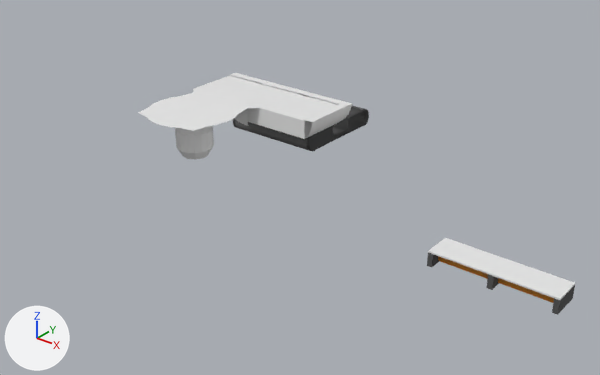
The FBX model RUN/Assets/Models/platformlarge.fbx, before and after one commit.
Both versions are drawn from a camera (50 mm lens) standing at (120.6, -114.7, 63.8) and looking at (24.6, 5.3, -10.5). The axes (+X, +Y, +Z) are drawn at lower left. The lights are the same throughout. Where no turn or scale is listed for an object, it has been applied to the vertices. Vertices at the same position are counted once.
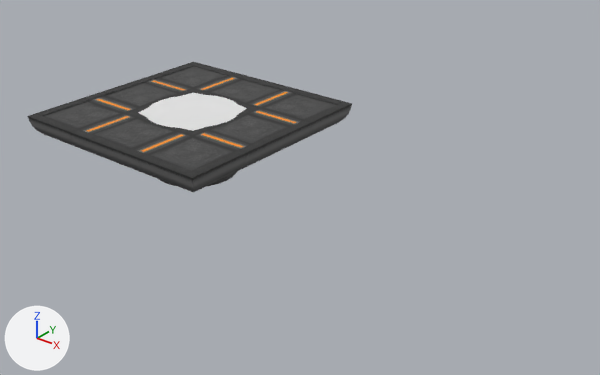
What differs and where, as boxes (x1, y1, x2, y2) in the pictures (600 x 375 px; the box of a moved part takes in the faces that stretch with it):
'Cylinder.002', added: after (138, 120, 312, 192)
'Cube.010', deleted: before (428, 238, 575, 300)
'Cylinder.010', added: after (79, 113, 193, 155)
'Cylinder.006', added: after (193, 108, 303, 151)
'Cylinder.009', added: after (27, 98, 148, 175)
'Cylinder.005', recoloured (white to grey): (193, 76, 295, 126) in both
'Cube.007', recoloured (white to grey): (260, 93, 338, 139) in both
'Cylinder.007', added: after (89, 78, 193, 113)
'Cube.009', deleted (black): before (233, 106, 369, 151)
'Cube.000', added: after (148, 136, 236, 171)
'Cube.003', added: after (44, 101, 124, 129)
'Cylinder', recoloured: (175, 126, 214, 159) in both
'Cube.002', added: after (158, 66, 230, 89)
'Cylinder.008', added: after (83, 62, 235, 101)
'Cylinder.001', deleted (brown): before (438, 256, 554, 303)
'Cube.005', deleted: before (552, 285, 575, 315)
'Cube.006', deleted: before (487, 274, 499, 290)
'Cube.008', deleted: before (427, 253, 439, 267)
'Cylinder.003', added: after (159, 172, 237, 186)
part 1 of me_cylinder_009, moved or reshaped: before (230, 75, 337, 137); after (230, 75, 337, 104)
part 2 of me_cylinder_009, recoloured (white to grey): (230, 73, 352, 138) in both

The change, as a list of edits to the scene's bpy script:
```text
Change me_cube_009:
    where me_cube_009.from_pydata(...)  # 8 vertices, 6 faces; spans x -10.0..2.0, y -24.0..-12.0, z -2.0..2.0
    add me_cube_009.materials.append(mat_mat_platform)  # picture img_platformlarge_png
Change me_cylinder_012:
    where me_cylinder_012.from_pydata(...)  # 64 vertices, 50 faces; spans x -4.0..4.0, y -4.0..4.0, z -7.0..1.0
    add me_cylinder_012.materials.append(mat_mat_platform)  # picture img_platformlarge_png
Change me_cylinder_009:
    where me_cylinder_009.from_pydata(...)  # 30 vertices, 18 faces; spans x -10.0..24.0, y -13.0..1.0, z -2.3..1.9
    verts and faces of me_cylinder_009; kept vertices keep their numbers, new ones are numbered from 30
    me_cylinder_009 part 1
    add delete_faces([(0, 1, 3, 2), (12, 13, 15, 14), (12, 24, 25, 13)])
    add faces += [(0, 2, 3, 1), (12, 14, 15, 13), (12, 13, 25, 24)]
    me_cylinder_009 part 2: 18 faces spanning x -10.0..24.0, y -13.0..1.0, z -2.3..1.9 switch from no material to mat_mat_platform (picture img_platformlarge_png)
Change me_cylinder_005:
    where me_cylinder_005.from_pydata(...)  # 30 vertices, 16 faces; spans x -10.0..10.0, y 8.1..22.0, z -2.0..2.0
    add me_cylinder_005.materials.append(mat_mat_platform)  # picture img_platformlarge_png
Remove ob_cylinder_001:
    ob_cylinder_001 = bpy.data.objects.new('Cylinder.001', me_cylinder_001)
Remove ob_cube_008:
    ob_cube_008 = bpy.data.objects.new('Cube.008', me_cube_008)
Remove ob_cube_006:
    ob_cube_006 = bpy.data.objects.new('Cube.006', me_cube_007)
Remove ob_cube_009:
    ob_cube_009 = bpy.data.objects.new('Cube.009', me_cube_011)
Remove ob_cube_010:
    ob_cube_010 = bpy.data.objects.new('Cube.010', me_cube_012)
Remove ob_cube_005:
    ob_cube_005 = bpy.data.objects.new('Cube.005', me_cube_010)
Add ob_cylinder_002:
    ob_cylinder_002 = bpy.data.objects.new('Cylinder.002', me_cylinder_003)  # 27 vertices, 18 faces; spans x -10.9..3.1, y -10.8..23.2, z -2.4..1.8; in mat_mat_platform (picture img_platformlarge_png)
    ob_cylinder_002.location = (20.9, -13.2, 0.4)
Add ob_cube_003:
    ob_cube_003 = bpy.data.objects.new('Cube.003', me_cube_004)  # a box spanning x -2.0..10.0, y 12.0..24.0, z -2.0..2.0; in mat_mat_platform (picture img_platformlarge_png)
    ob_cube_003.location = (-20.0, -34.0, 0.0)
Add ob_cylinder_009:
    ob_cylinder_009 = bpy.data.objects.new('Cylinder.009', me_cylinder_014)  # 30 vertices, 18 faces; spans x -24.0..10.0, y -1.0..13.1, z -2.3..1.9; in mat_mat_platform (picture img_platformlarge_png)
    ob_cylinder_009.location = (0.0, -23.0, 0.3)
Add ob_cube_002:
    ob_cube_002 = bpy.data.objects.new('Cube.002', me_cube_003)  # a box spanning x -6.0..6.0, y -6.0..6.0, z -2.0..2.0; in mat_mat_platform (picture img_platformlarge_png)
    ob_cube_002.location = (-16.0, 16.0, 0.0)
Add ob_cylinder_003:
    ob_cylinder_003 = bpy.data.objects.new('Cylinder.003', me_cylinder_002)  # 144 vertices, 120 faces; spans x -14.0..14.0, y -14.0..14.0, z -8.7..1.0; in mat_mat_platform (picture img_platformlarge_png)
    ob_cylinder_003.location = (0.0, 0.0, -3.0)
Add ob_cylinder_008:
    ob_cylinder_008 = bpy.data.objects.new('Cylinder.008', me_cylinder_013)  # 27 vertices, 18 faces; spans x -3.1..10.9, y -23.2..10.8, z -2.4..1.8; in mat_mat_platform (picture img_platformlarge_png)
    ob_cylinder_008.location = (-20.9, 13.2, 0.4)
Add ob_cube_000:
    ob_cube_000 = bpy.data.objects.new('Cube.000', me_cube_000)  # a box spanning x -6.0..6.0, y -6.0..6.0, z -2.0..2.0; in mat_mat_platform (picture img_platformlarge_png)
    ob_cube_000.location = (16.0, -16.0, 0.0)
Add ob_cylinder_007:
    ob_cylinder_007 = bpy.data.objects.new('Cylinder.007', me_cylinder_011)  # 30 vertices, 16 faces; spans x -8.5..5.4, y -10.0..10.0, z -2.1..1.9; in mat_mat_platform (picture img_platformlarge_png)
    ob_cylinder_007.location = (-13.5, 0.0, 0.1)
Add ob_cylinder_010:
    ob_cylinder_010 = bpy.data.objects.new('Cylinder.010', me_cylinder_015)  # 30 vertices, 16 faces; spans x -10.0..10.0, y -22.0..-8.1, z -2.0..2.0; in mat_mat_platform (picture img_platformlarge_png)
    ob_cylinder_010.location = (0.0, 0.0, 0.0)
Add ob_cylinder_006:
    ob_cylinder_006 = bpy.data.objects.new('Cylinder.006', me_cylinder_004)  # 30 vertices, 16 faces; spans x -5.4..8.5, y -10.0..10.0, z -2.1..1.9; in mat_mat_platform (picture img_platformlarge_png)
    ob_cylinder_006.location = (13.5, 0.0, 0.1)
```
